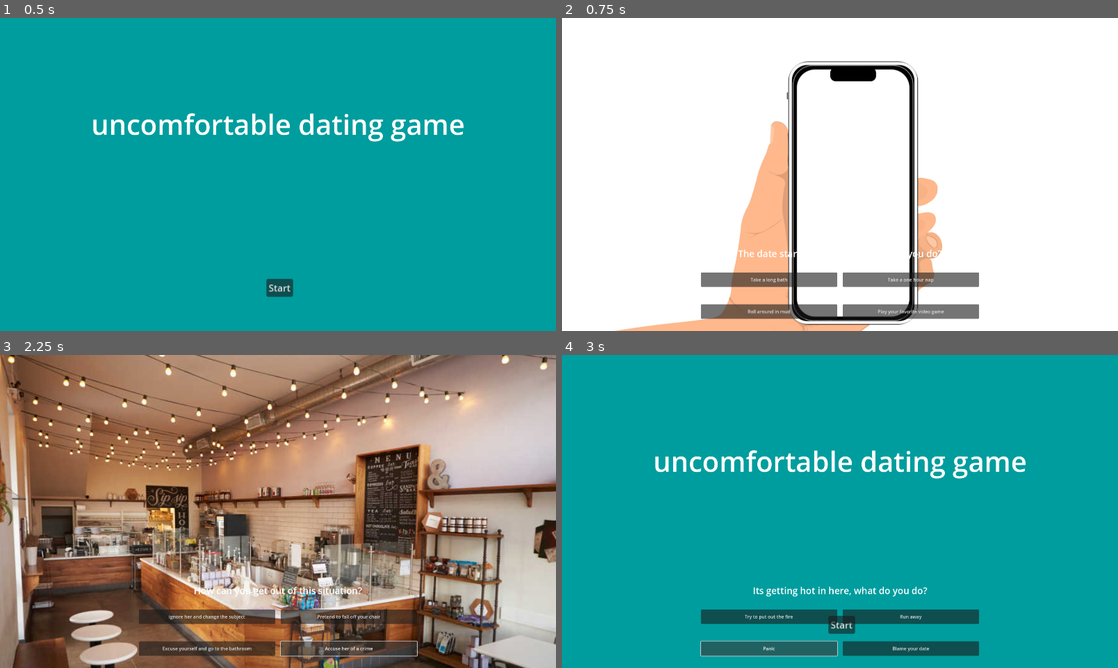
Above: before the commit, frames 1-4 (two rows, left to right).
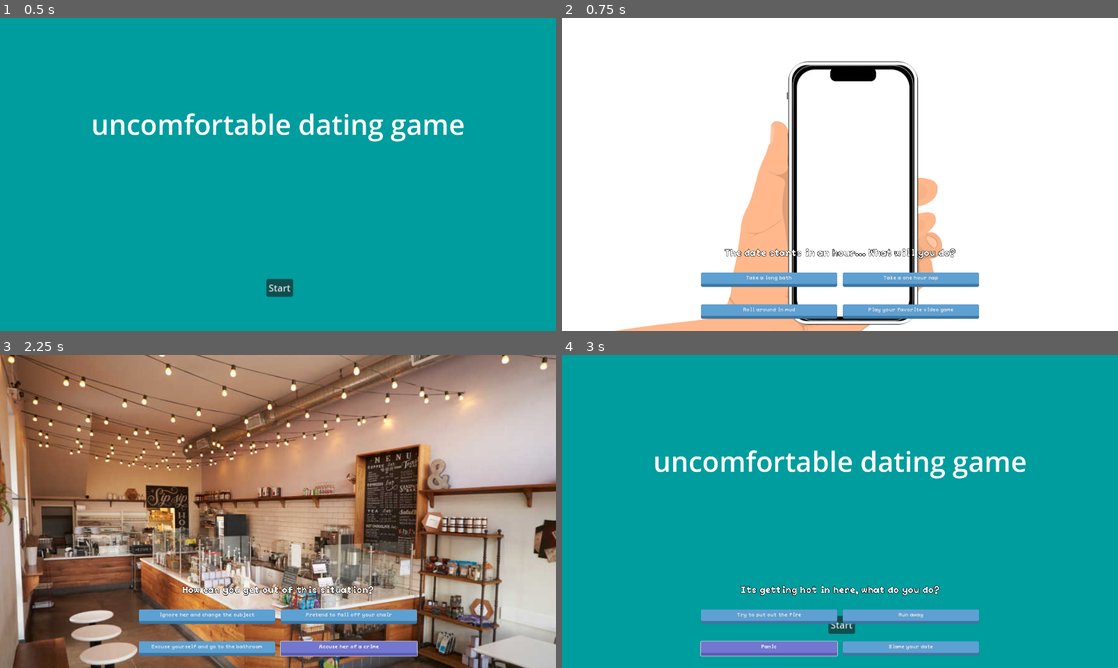
Above: after the commit, the same moments.

Repository: mxbernerSNC/Reverse-Dating-Sim
Game: Godot game, scene res://main.tscn
The game is run twice, just before and just after one commit, with the same random seed, the same clock (stepped at 60 frames per second) and the same inputs.
Inputs:
- Up to frame 1 (0.5 s): no input
- Up to frame 2 (0.75 s): click "Start" at 0.5 s
- Up to frame 3 (2.25 s): click "Start" at 1.25 s; click "Play your favorite video game" at 2 s
- Up to frame 4 (3 s): click "Excuse yourself and go to the…" at 2.75 s

Frame 1 is identical in both runs. In frame 2, 5.2% of the frame differs, in the area x 25-75%, y 73-97%; in frame 3, 5.2%; in frame 4, 5.3%.

Commit message:
Updated Promt.tscn to use new style buttons

Diff:
--- a/prompt.tscn
+++ b/prompt.tscn
@@ -1,9 +1,15 @@
-[gd_scene load_steps=3 format=3 uid="uid://d1spo40dtdjp3"]
+[gd_scene load_steps=5 format=3 uid="uid://nclmb31of5ke"]
 
 [ext_resource type="Script" path="res://prompt.gd" id="1_sfkva"]
+[ext_resource type="Theme" uid="uid://dvmg7sgxw3ka4" path="res://Buttons.tres" id="2_dxp2r"]
+[ext_resource type="FontFile" uid="uid://du1h1qwwjq3y0" path="res://PeaberryBase.ttf" id="3_o6vav"]
 
 [sub_resource type="LabelSettings" id="LabelSettings_xp4m0"]
+font = ExtResource("3_o6vav")
 font_size = 32
+outline_size = 5
+outline_color = Color(0, 0, 0, 1)
+shadow_size = 4
 
 [node name="prompt" type="Control"]
 z_index = 100
@@ -25,6 +31,7 @@
 offset_right = 950.0
 offset_bottom = 25.0
 grow_vertical = 2
+theme = ExtResource("2_dxp2r")
 text = "option1"
 
 [node name="opt2" type="Button" parent="."]
@@ -37,6 +44,7 @@
 offset_right = 1440.0
 offset_bottom = 25.0
 grow_vertical = 2
+theme = ExtResource("2_dxp2r")
 text = "option2
 "
 
@@ -49,6 +57,7 @@
 offset_top = -50.0
 offset_right = 950.0
 grow_vertical = 0
+theme = ExtResource("2_dxp2r")
 text = "option3
 "
 
@@ -61,6 +70,7 @@
 offset_top = -50.0
 offset_right = 1440.0
 grow_vertical = 0
+theme = ExtResource("2_dxp2r")
 text = "option4"
 
 [node name="question" type="Label" parent="."]
Not shown: 1 places in main.tscn that only renumber resources
